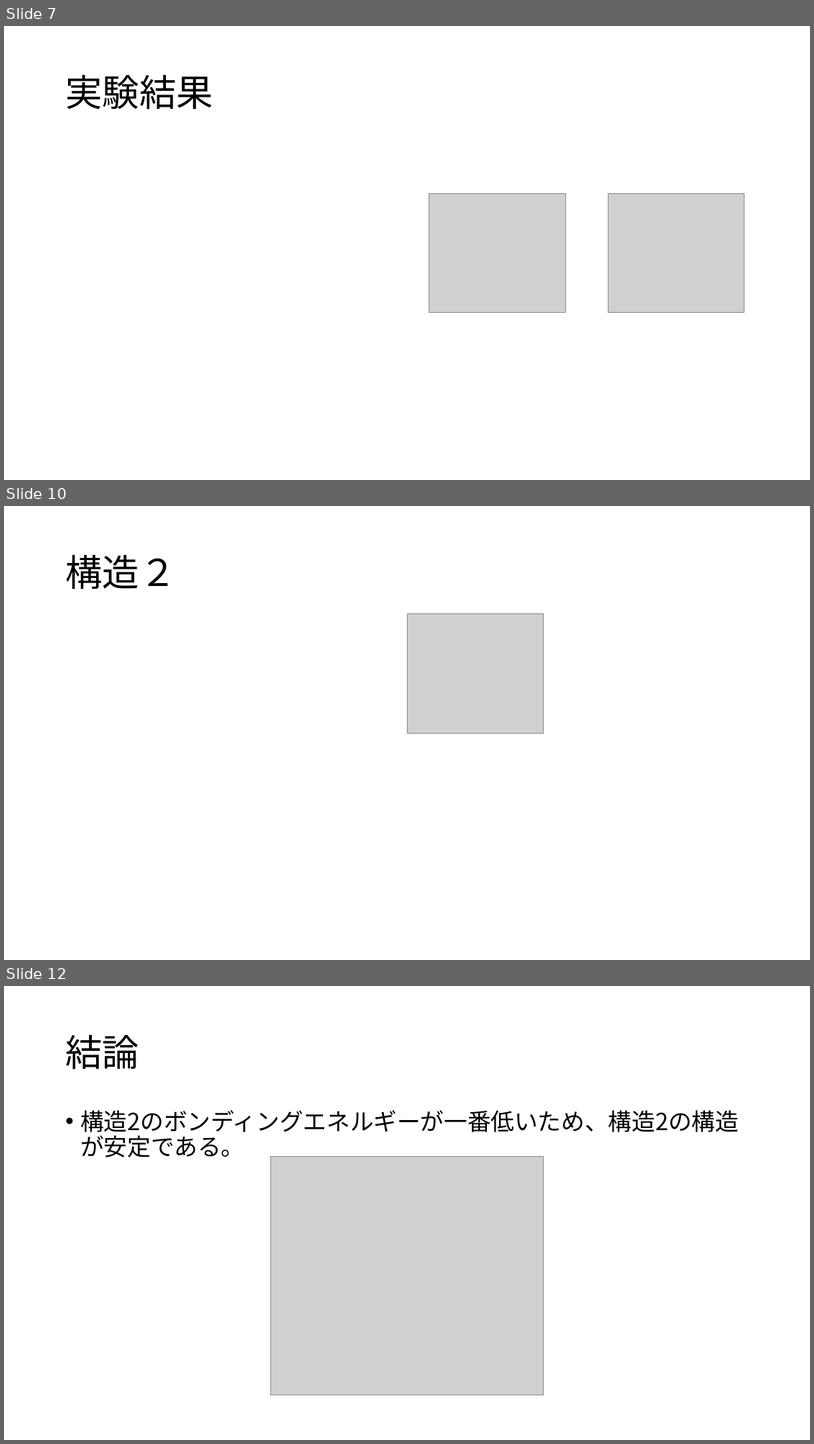
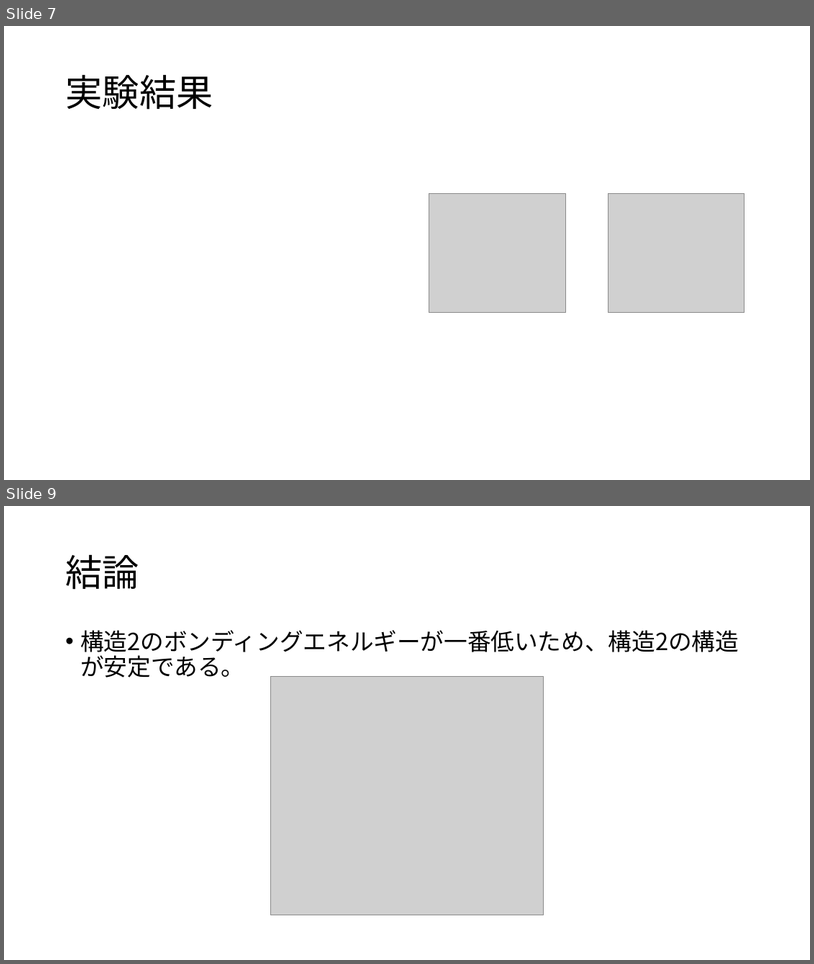
Before and after one commit to tabiseal/Qpcdata, a slide deck: 20230623pre.pptx. Shown one above the other, each under a label of ours: slides 7, 10 and 12 before the commit, slides 7 and 9 after it; the slides between them are not shown. The pictures are 814x1444 and 814x964 pixels, drawn with LibreOffice and Linux fonts; fonts in the diff are those of the drawing; grey boxes stand for pictures. Boxes give left, top, right and bottom in pixels: in the first picture for what was removed or moved away, otherwise in the second. Text is boxed around its words. In the diff, an @@ line names an element or a change of style, - is before the commit and + after.

```diff
--- a/20230623pre.pptx
+++ b/20230623pre.pptx
@@ slide 10 removed at <box>4,506,810,960</box>, background #FFFFFF @@
@@ title removed at <box>65,555,176,589</box> @@
-構造２
@@ picture removed at <box>407,614,543,733</box> @@
@@ what was slide 12 is now slide 9 @@
```
Also in this commit, not shown: 5 slides changed, 4 slides added, 8 other slides removed.
